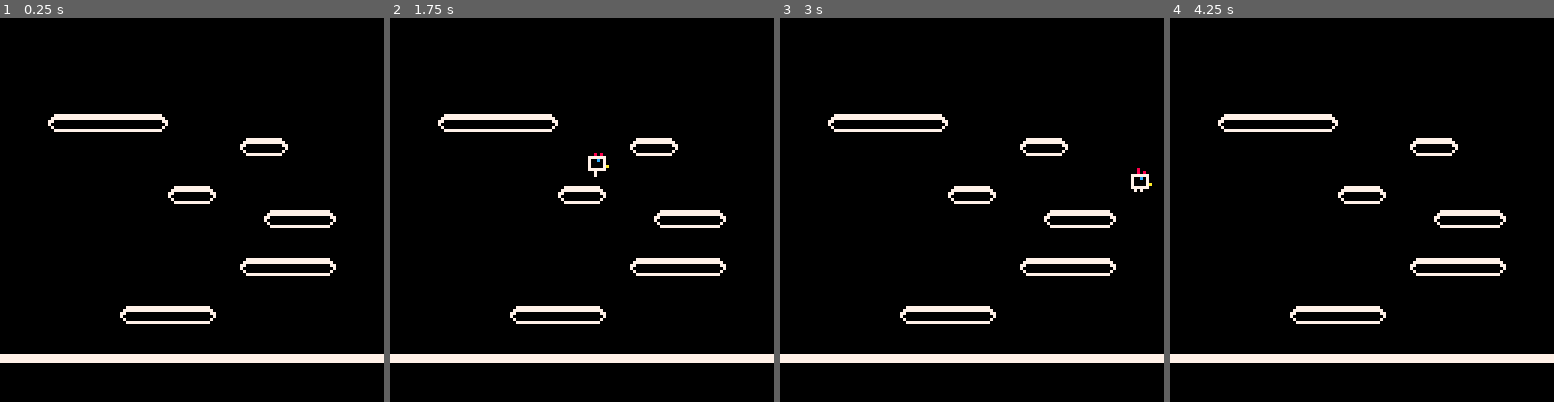
Above: before the commit, frames 1-4 (left to right).
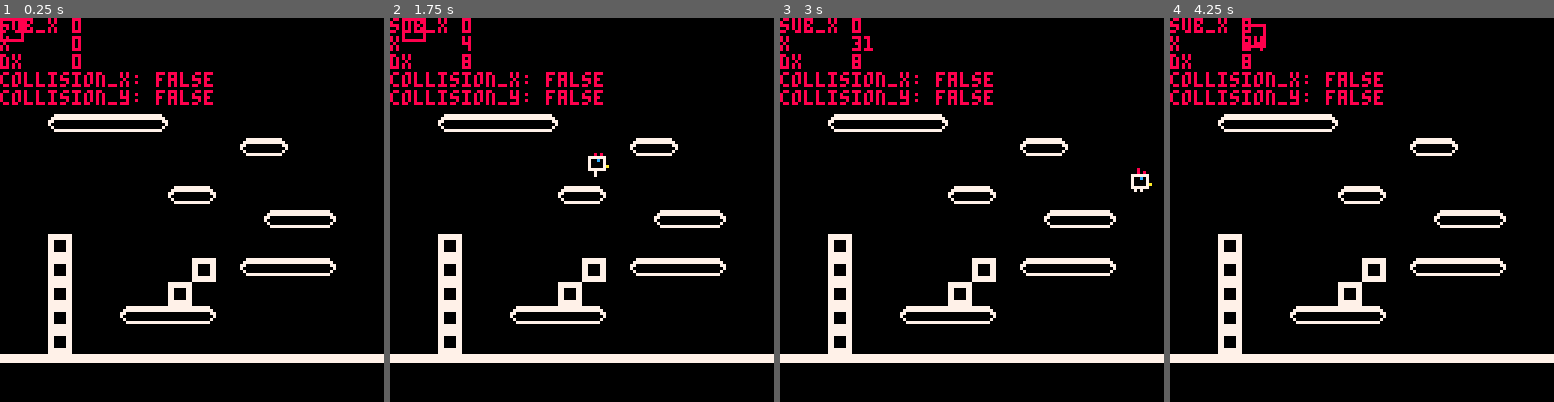
Above: after the commit, the same moments.

Repository: jmcarlson0320/chicken
Game: PICO-8 cartridge chicken.p8
The game is run twice, just before and just after one commit, with the same random seed, the same clock (stepped at 60 frames per second) and the same inputs.
Inputs (mouse positions are in pixels of both pictures, inside the frame that each line leads up to):
- Up to frame 1 (0.25 s): no input
- Up to frame 2 (1.75 s): tap X (X key) at 0.33, 1.07 s; click (670, 121) at 0.67 s; tap O (Z key) at 0.7, 1.7 s; click (436, 267) at 1.22 s; hold Right from 1.6 s (still down)
- Up to frame 3 (3 s): click (887, 114) at 1.77 s; tap X (X key) at 1.85, 2.97 s; release Right at 2.1 s; tap O (Z key) at 2.1, 2.5, 2.9 s; hold Up 2.15-2.42 s; click (952, 259) at 2.32 s; hold Right from 2.47 s (still down); click (1014, 106) at 2.87 s
- Up to frame 4 (4.25 s): release Right at 3.03 s; hold Left 3.08-3.58 s; tap O (Z key) at 3.3, 3.7, 4.1 s; click (1465, 256) at 3.42 s; hold Down 3.63-3.97 s; click (1231, 102) at 3.97 s; hold Right from 4.02 s (still down); tap X (X key) at 4.08 s

The runs differ from the first frame. In frame 1, 4.5% of the frame differs, in the area x 0-57%, y 0-88%; in frame 2, 4.5%; in frame 3, 4.4%; in frame 4, 4.6%.

Commit message:
Add names for tile flags, add high level functions

Diff:
--- a/chicken.lua
+++ b/chicken.lua
@@ -1,4 +1,4 @@
---main
+--constants
 DEBUG = false
 SUB_PIXEL = 8
 CRAWL_SPEED = 5
@@ -10,24 +10,48 @@
 JUMP_SPEED = 20
 JUMP_BUFFER_TIME = 8
 
+--tile flags
+TILE_FLAG_SOLID = 0
+TILE_FLAG_ONEWAY = 1
+
+--main
 function _init()
 	-- disable repeat buttons
 	poke(0x5f5c,255)
 
-	player = create_player(64, 0)
+	my_entities = {}
+	add(my_entities, create_player(64, 0))
+	add(my_entities, create_test_box(0, 0))
 end
 
 function _update()
-	player_update(player)
+	update_all(my_entities)
 end
 
 function _draw()
 	cls()
 	map()
-	player_draw(player)
-end
-
---test box
+	draw_all(my_entities)
+end
+
+--systems
+function update_all(entities)
+	for e in all(entities) do
+		if e.update then
+			e:update()
+		end
+	end
+end
+
+function draw_all(entities)
+	for e in all(entities) do
+		if e.draw then
+			e:draw()
+		end
+	end
+end
+
+--entities
 function create_test_box(x, y)
 	return {
 		x = x,
@@ -39,6 +63,9 @@
 		hitbox = {0, 0, 7, 7},
 		collision_x = false,
 		collision_y = false,
+		dynamic = true,
+		update = update_box,
+		draw = draw_box,
 	}
 end
 
@@ -50,8 +77,7 @@
 	if btn(2) then b.dy = -1*SUB_PIXEL end
 	if btn(3) then b.dy = 1*SUB_PIXEL end
 
-	move_x(b, b.dx)
-	move_y(b, b.dy)
+	move_and_slide(b)
 end
 
 function draw_box(b)
@@ -71,6 +97,7 @@
 		sub_y = 0,
 		dx = 0,
 		dy = 0,
+		dynamic = true,
 		target_dx = 0,
 		target_speed = WALK_SPEED,
 		gravity = WORLD_GRAVITY,
@@ -113,6 +140,10 @@
 				t = 0,
 			},
 		},
+
+		-- standard entity functions
+		update = player_update,
+		draw = player_draw,
 	}
 end
 
@@ -265,7 +296,7 @@
 		end
 	end
 
-	-- X movement
+	-- X velocity
 	p.target_dx = move_dir * p.target_speed
 	if p.target_dx - p.dx ~= 0 then
 		local acc = sgn(p.target_dx - p.dx)
@@ -273,20 +304,13 @@
 		if (p.target_dx > 0 and p.dx < 0) or (p.target_dx < 0 and p.dx > 0) then
 			acc *= 2
 		end
-		p.dx += acc -- vel += acc
-
-	end
-
-	move_x(p, p.dx)
-
-	-- wrap around screen
-	if p.x < -7 then p.x = 127 end
-	if p.x > 127 then p.x = -7 end
-
-	--Y movement
+		p.dx += acc
+	end
+
+	-- Y velocity
 	p.dy += p.gravity
 
-	move_y(p, p.dy)
+	move_and_slide(p)
 end
 
 function player_draw(p)
@@ -315,6 +339,11 @@
 	end
 end
 
+function move_and_slide(obj)
+	move_x(obj, obj.dx)
+	move_y(obj, obj.dy)
+end
+
 function move_x(obj, dx)
 	obj.sub_x += dx
 	local move_x = obj.sub_x \ SUB_PIXEL
@@ -325,7 +354,7 @@
 			local collider = make_collider(obj.x + sign, obj.y, obj.hitbox)
 			local collision = collide_with_map(collider)
 			if collision then
-				if not fget(collision.tile, 1) then
+				if not fget(collision.tile, TILE_FLAG_ONEWAY) then
 					obj.dx = 0
 					obj.sub_x = 0
 					break
@@ -348,7 +377,7 @@
 			local collider = make_collider(obj.x, obj.y + sign, obj.hitbox)
 			local collision = collide_with_map(collider)
 			if collision then
-				if fget(collision.tile, 1) then -- one-way
+				if fget(collision.tile, TILE_FLAG_ONEWAY) then -- one-way
 					local obj_bottom = obj.y + obj.hitbox[4]
 					local tile_top = collision.collider[2]
 					if dy > 0 and obj_bottom < tile_top then
@@ -357,7 +386,7 @@
 						obj.on_ground = true
 						break
 					end
-				elseif fget(collision.tile, 0) then -- solid
+				elseif fget(collision.tile, TILE_FLAG_SOLID) then -- solid
 					obj.dy = 0
 					obj.sub_y = 0
 					if dy > 0 then
@@ -377,7 +406,7 @@
 	for x = 0, 15 do
 		for y = 0, 15 do
 			local tile = mget(x, y)
-			if fget(tile) ~= 0 then -- solid
+			if fget(tile) ~= 0 then
 				local tile_collider = get_collider_from_tile(x, y)
 				if collide(collider, tile_collider) then
 					return {
@@ -391,15 +420,6 @@
 	return nil
 end
 
-function get_collider(obj)
-	return {
-		obj.x + obj.hitbox[1],
-		obj.y + obj.hitbox[2],
-		obj.x + obj.hitbox[3],
-		obj.y + obj.hitbox[4],
-	}
-end
-
 function make_collider(x, y, hitbox)
 	return {
 		x + hitbox[1],
--- a/chicken.p8
+++ b/chicken.p8
@@ -4,13 +4,13 @@
 #include chicken.lua
 __gfx__
 00000000007777777777777777777700007777777777777777777700777777777777777777777777000000000000000000000000000000000000000000000000
-00000000077777777777777777777770077777777777777777777770700000000000000000000007000000000000000000000000000000000000000000000000
-00700700777777777777777777777777770000000000000000000077700000000000000000000007000000000000000000000000000000000000000000000000
-00077000770000000000000000000077700000000000000000000007700000000000000000000007000000000000000000000000000000000000000000000000
-00077000700000000000000000000007070000000000000000000070700000000000000000000007000000000000000000000000000000000000000000000000
-00700700700000000000000000000007007777777777777777777700700000000000000000000007000000000000000000000000000000000000000000000000
-00000000700000000000000000000007000000000000000000000000700000000000000000000007000000000000000000000000000000000000000000000000
-00000000700000000000000000000007000000000000000000000000700000000000000000000007000000000000000000000000000000000000000000000000
+00000000077777777777777777777770077777777777777777777770777777770000000000000007000000000000000000000000000000000000000000000000
+00700700777777777777777777777777770000000000000000000077770000770000000000000007000000000000000000000000000000000000000000000000
+00077000770000000000000000000077700000000000000000000007770000770000000000000007000000000000000000000000000000000000000000000000
+00077000700000000000000000000007070000000000000000000070770000770000000000000007000000000000000000000000000000000000000000000000
+00700700700000000000000000000007007777777777777777777700770000770000000000000007000000000000000000000000000000000000000000000000
+00000000700000000000000000000007000000000000000000000000777777770000000000000007000000000000000000000000000000000000000000000000
+00000000700000000000000000000007000000000000000000000000777777770000000000000007000000000000000000000000000000000000000000000000
 00000000700000000000000000000007000000000000000000000000700000000000000000000007000000000000000000000000000000000000000000000000
 00000000700000000000000000000007000000000000000000000000700000000000000000000007000000000000000000000000000000000000000000000000
 00000000700000000000000000000007000000000000000000000000700000000000000000000007000000000000000000000000000000000000000000000000
@@ -36,7 +36,7 @@
 000000000777777000070000077777700700007a0000000000000000000000000000000000000000000000000000000000000000000000000000000000000000
 00000000007070000007000000707000077777700000000000000000000000000000000000000000000000000000000000000000000000000000000000000000
 __gff__
-0001010103030301010100000000000000000000000000010001000000000000000000000000000101010000000000000000000000000000000000000000000000000000000000000000000000000000000000000000000000000000000000000000000000000000000000000000000000000000000000000000000000000000
+0001010102020201010100000000000000000000000000010001000000000000000000000000000101010000000000000000000000000000000000000000000000000000000000000000000000000000000000000000000000000000000000000000000000000000000000000000000000000000000000000000000000000000
 0000000000000000000000000000000000000000000000000000000000000000000000000000000000000000000000000000000000000000000000000000000000000000000000000000000000000000000000000000000000000000000000000000000000000000000000000000000000000000000000000000000000000000
 __map__
 0000000000000000000000000000000000000000000000000000000000000000000000000000000000000000000000000000000000000000000000000000000000000000000000000000000000000000000000000000000000000000000000000000000000000000000000000000000000000000000000000000000000000000
@@ -48,9 +48,9 @@
 0000000000000000000000000000000000000000000000000000000000000000000000000000000000000000000000000000000000000000000000000000000000000000000000000000000000000000000000000000000000000000000000000000000000000000000000000000000000000000000000000000000000000000
 0000000000000004060000000000000000000000000000000000000000000000000000000000000000000000000000000000000000000000000000000000000000000000000000000000000000000000000000000000000000000000000000000000000000000000000000000000000000000000000000000000000000000000
 0000000000000000000000040506000000000000000000000000000000000000000000000000000000000000000000000000000000000000000000000000000000000000000000000000000000000000000000000000000000000000000000000000000000000000000000000000000000000000000000000000000000000000
-0000000000000000000000000000000000000000000000000000000000000000000000000000000000000000000000000000000000000000000000000000000000000000000000000000000000000000000000000000000000000000000000000000000000000000000000000000000000000000000000000000000000000000
-0000000000000000000004050506000000000000000000000000000000000000000000000000000000000000000000000000000000000000000000000000000000000000000000000000000000000000000000000000000000000000000000000000000000000000000000000000000000000000000000000000000000000000
-0000000000000000000000000000000000000000000000000000000000000000000000000000000000000000000000000000000000000000000000000000000000000000000000000000000000000000000000000000000000000000000000000000000000000000000000000000000000000000000000000000000000000000
-0000000000040505060000000000000000000000000000000000000000000000000000000000000000000000000000000000000000000000000000000000000000000000000000000000000000000000000000000000000000000000000000000000000000000000000000000000000000000000000000000000000000000000
-0000000000000000000000000000000000000000000000000000000000000000000000000000000000000000000000000000000000000000000000000000000000000000000000000000000000000000000000000000000000000000000000000000000000000000000000000000000000000000000000000000000000000000
+0000070000000000000000000000000000000000000000000000000000000000000000000000000000000000000000000000000000000000000000000000000000000000000000000000000000000000000000000000000000000000000000000000000000000000000000000000000000000000000000000000000000000000
+0000070000000000070004050506000000000000000000000000000000000000000000000000000000000000000000000000000000000000000000000000000000000000000000000000000000000000000000000000000000000000000000000000000000000000000000000000000000000000000000000000000000000000
+0000070000000007000000000000000000000000000000000000000000000000000000000000000000000000000000000000000000000000000000000000000000000000000000000000000000000000000000000000000000000000000000000000000000000000000000000000000000000000000000000000000000000000
+0000070000040505060000000000000000000000000000000000000000000000000000000000000000000000000000000000000000000000000000000000000000000000000000000000000000000000000000000000000000000000000000000000000000000000000000000000000000000000000000000000000000000000
+0000070000000000000000000000000000000000000000000000000000000000000000000000000000000000000000000000000000000000000000000000000000000000000000000000000000000000000000000000000000000000000000000000000000000000000000000000000000000000000000000000000000000000
 0202020202020202020202020202020200000000000000000000000000000000000000000000000000000000000000000000000000000000000000000000000000000000000000000000000000000000000000000000000000000000000000000000000000000000000000000000000000000000000000000000000000000000
